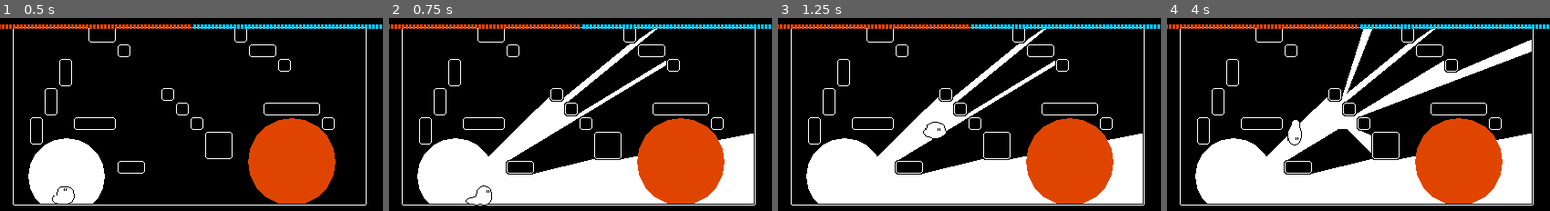
Above: before the commit, frames 1-4 (left to right).
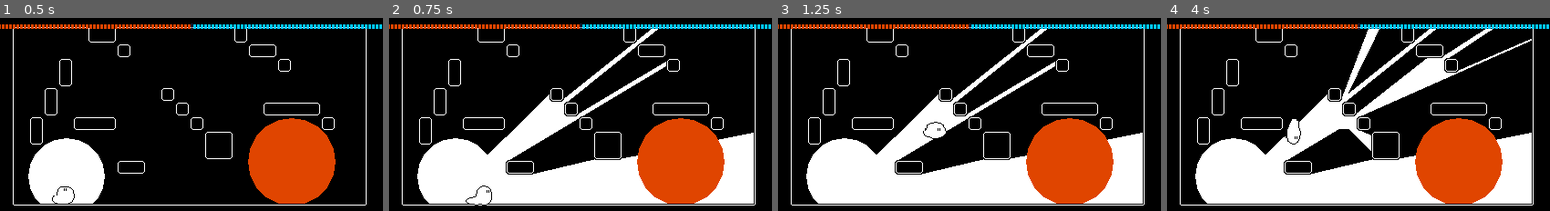
Above: after the commit, the same moments.

Repository: KingOfSpadesJFK/bhleg
Game: Godot game, scene res://levels/test_level.tscn
Two runs of this game, one before a commit and one after it. Both use one fixed random seed, a clock stepped at 60 frames per second and the inputs below.
Inputs (mouse positions are in pixels of both pictures, inside the frame that each line leads up to):
- Up to frame 1 (0.5 s): no input
- Up to frame 2 (0.75 s): tap Enter at 0.5 s; move the mouse to (664, 112) at 0.52 s; press the mouse at (664, 112) at 0.53 s; hold D (player_right) from 0.53 s (still down)
- Up to frame 3 (1.25 s): keep holding D (player_right); tap Space (player_jump) at 0.77 s
- Up to frame 4 (4 s): release D (player_right) at 1.25 s; release the mouse at (1442, 112) at 1.25 s; drag from (1281, 133) to (1339, 166) at 1.27 s; move the mouse to (1396, 75) at 2.02 s; press the mouse at (1396, 75) at 2.03 s; hold D (player_right) 2.03-2.75 s; release the mouse at (1396, 75) at 2.75 s; drag from (1339, 166) to (1243, 91) at 2.77 s; tap Space (player_jump) at 3.5, 3.77 s; move the mouse to (1473, 156) at 3.52 s; press the mouse at (1473, 156) at 3.53 s; hold A (player_left) from 3.53 s (still down)

Frame 1 is identical in both runs. In frame 2, 0.7% of the frame differs, in the area x 25-96%, y 5-81%; in frame 3, 0.7%; in frame 4, 3.7%.

Commit message:
player smoothing

Diff:
--- a/scenes/player.tscn
+++ b/scenes/player.tscn
@@ -805,7 +805,7 @@
 transitions = ["Start", "Idle", SubResource("AnimationNodeStateMachineTransition_vhnsr"), "Idle", "Walk", SubResource(" …(807 unchanged characters)…
 graph_offset = Vector2(-104, 37)
 
-[node name="Player" type="CharacterBody2D"]
+[node name="Player" type="CharacterBody2D" groups=["Player"]]
 collision_layer = 2
 collision_mask = 5
 floor_snap_length = 5.0
--- a/scripts/player.gd
+++ b/scripts/player.gd
@@ -44,6 +44,15 @@
 var _flash_markers: Node
 @onready var _camera: Camera2D = $Camera2D
 
+# Stuff for player stuff between frames
+@onready var _prev_pos: Vector2 = position
+@onready var _prev_scale: Vector2 = scale
+@onready var _prev_rot: float = rotation
+@onready var _next_pos: Vector2 = position
+@onready var _next_scale: Vector2 = scale
+@onready var _next_rot: float = rotation
+@onready var _frame_delta: float
+
 signal flash(red_count: int, cyan_count: int)
 
 enum FlashType {
@@ -61,17 +70,26 @@
 
 func _process(_delta):
 	_flash_angle = _calculate_flash_direction(_mouse_position)
-	pass
+
+	position = lerp(position, _next_pos, _delta / _frame_delta)
 
 
 func _physics_process(delta):
+	# Restore next and backup prev
+	position = _next_pos
+	rotation = _next_rot
+	scale    = _next_scale
+	_prev_pos   = position
+	_prev_rot   = rotation
+	_prev_scale = scale
+
 	# Add the gravity.
 	if not is_on_floor():
 		velocity.y += gravity * delta
 
 	# Handle terminal velocity
 	if velocity.y > TERMINAL_VELOCITY:
-		velocity.y = lerp(velocity.y, TERMINAL_VELOCITY, velocity.y - TERMINAL_VELOCITY)
+		velocity.y = lerp(velocity.y, TERMINAL_VELOCITY, 10.0 * delta)
 
 	# Handle jump.
 	if Input.is_action_just_pressed("player_jump") and is_on_floor():
@@ -85,13 +103,22 @@
 	else:
 		velocity.x = move_toward(velocity.x, 0, 1000.0 * delta)
 
-	move_and_slide()
-	_update_animation_parameters(delta)
-
 	# Do flash routine
 	#  MUST BE DONE IN _physics_step()!!!
 	if !(_do_flash == FlashType.NONE || _do_flash == FlashType.CYAN):
 		_flash_light()
+
+	move_and_slide()
+	_update_animation_parameters(delta)
+
+	# Backup next and restore prev
+	_next_pos   = position
+	_next_rot   = rotation
+	_next_scale = scale
+	position = _prev_pos
+	rotation = _prev_rot
+	scale    = _prev_scale
+	_frame_delta = delta
 
 
 # Function for alot of the visual stuff
